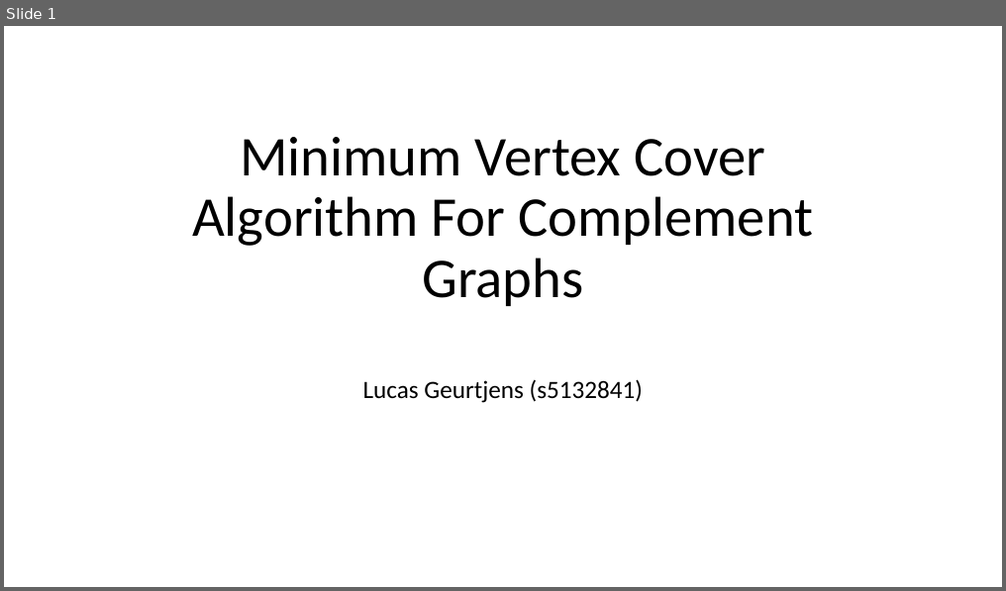
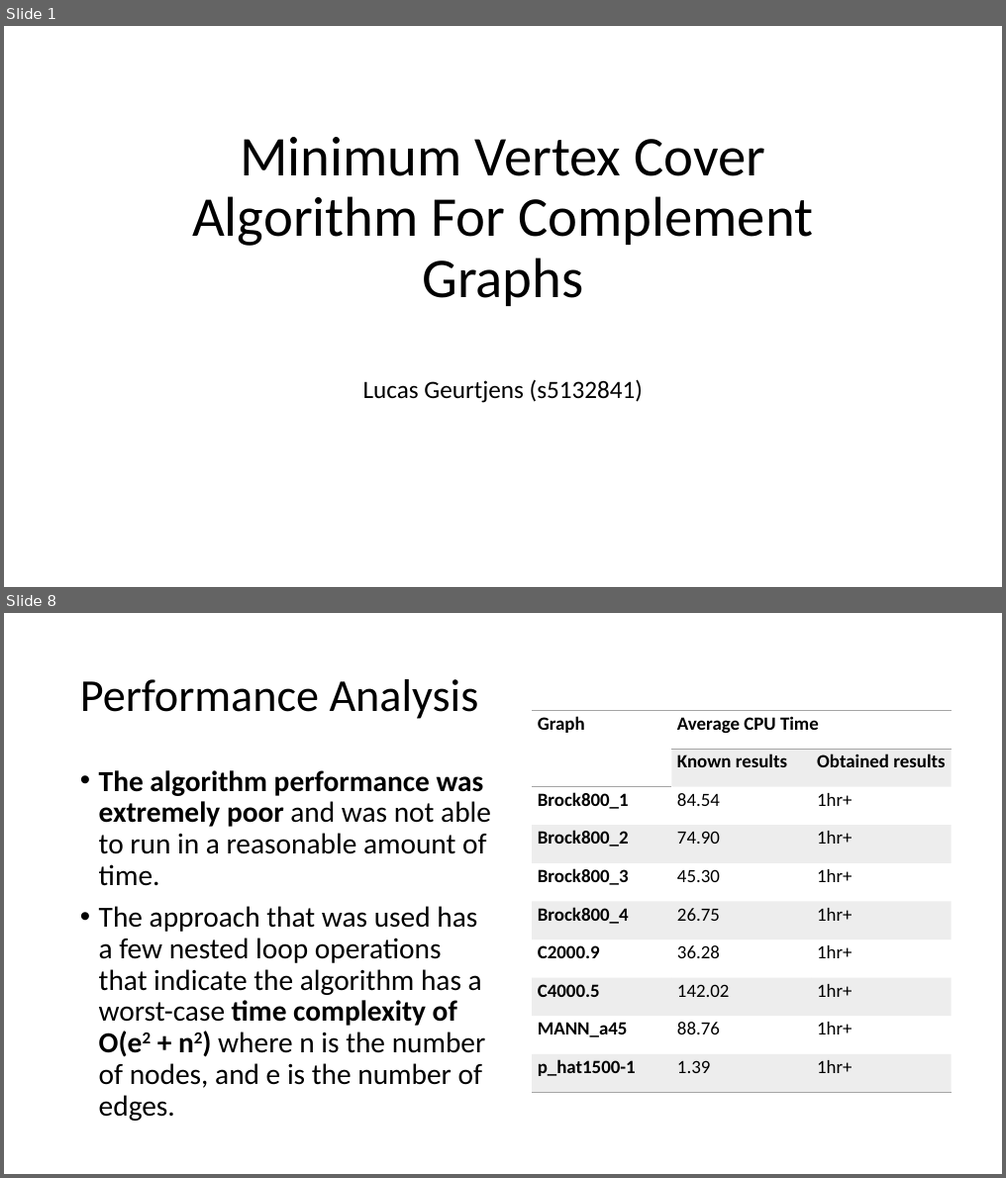
Before and after one commit to lucas-two/Advanced-Algorithms-Assignment-2, a slide deck: doc/Q5_PowerPoint.pptx. Shown one above the other, each under a label of ours: slide 1 before the commit, slides 1 and 8 after it; the slides between them are not shown. The pictures are 1006x591 and 1006x1178 pixels, drawn with LibreOffice and Linux fonts; fonts in the diff are those of the drawing. Boxes give left, top, right and bottom in pixels: in the first picture for what was removed or moved away, otherwise in the second. Text is boxed around its words. In the diff, an @@ line names an element or a change of style, - is before the commit and + after.

```diff
--- a/doc/Q5_PowerPoint.pptx
+++ b/doc/Q5_PowerPoint.pptx
@@ slide 8 added at bbox=[4, 613, 1002, 1174], background #FFFFFF @@
@@ title added at bbox=[80, 679, 479, 719], 44 pt, text #000000 @@
+Performance Analysis
@@ table added at bbox=[532, 710, 951, 1093], 10 rows, 3 columns @@
+Graph | Average CPU Time | 
+ | Known results | Obtained results
+Brock800_1 | 84.54 | 1hr+
+Brock800_2 | 74.90 | 1hr+
+Brock800_3 | 45.30 | 1hr+
+Brock800_4 | 26.75 | 1hr+
+C2000.9 | 36.28 | 1hr+
+C4000.5 | 142.02 | 1hr+
+MANN_a45 | 88.76 | 1hr+
+p_hat1500-1 | 1.39 | 1hr+
@@ text added at bbox=[99, 770, 491, 1121], 28 pt, text #000000 @@
+• The algorithm performance was extremely poor and was not able to run in a reasonable amount of time.
+• The approach that was used has a few nested loop operations that indicate the algorithm has a worst-case time complexity of O(e2 + n2) where n is the number of nodes, and e is the number of edges.
```
Also in this commit, not shown: 2 slides changed, 4 other slides added, 3 slides removed, 1 other file.
